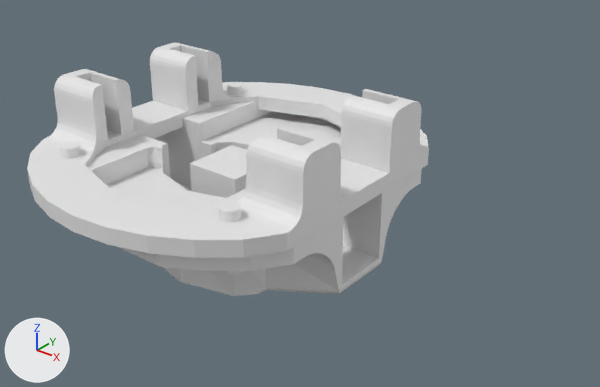
Before and after pictures for a commit that changed the Blender file models/untitled.blend.
Camera for both pictures: a camera (50 mm lens) standing at (8.81, -9.25, 6.08) and looking at (1.5, -0.11, 0.41). The lights are fixed; the arrows at lower left show +X, +Y and +Z.
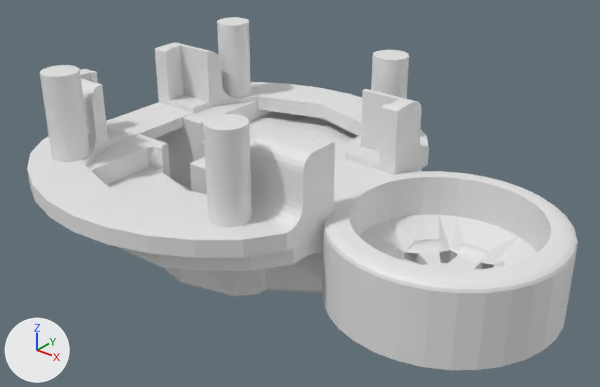
ob_cube_001 is not drawn itself; it is used by a modifier of ob_circle_001.
ob_cube_002 is not drawn itself; it is used by a modifier of ob_circle_001.

Boxes (x1, y1, x2, y2) around the edits, measured in the pictures (600 x 387 px):
'Circle.001', reshaped, modifiers changed
    both: (27, 42, 429, 258)
'Cylinder', shown
    after: (322, 171, 578, 370)
'Cube.003', added
    after: (40, 17, 409, 227)
'Cylinder.002', moved, rescaled (not visible afterwards)
    before: (59, 82, 244, 276)
'Cube', unchanged, covered by the edit
    before: (190, 145, 247, 198)
    after: (190, 157, 207, 194)

Diff of the bpy script that builds the scene:
```diff
--- a/models/untitled.blend.py
+++ b/models/untitled.blend.py
@@ me_cylinder @@
 # used by ob_cylinder; location = (4.03, 0.0, 0.0); scale = (1.25, 1.25, 0.75)
-me_cylinder.from_pydata(...)  # 768 vertices, 768 faces; spans x -1.1..1.1, y -1.1..1.1, z -0.68..0.69
+me_cylinder.from_pydata(...)  # 768 vertices, 768 faces; spans x -1.39..1.39, y -1.39..1.39, z -0.68..1.0
+# me_cylinder part 1: 256 of 768 vertices moved; they spanned x -1.1..1.1, y -1.1..1.1, z -0.68..0.69 and now span x -1.39..1.39, y -1.39..1.39, z -0.68..1.0; mean shift (0.0, 0.0, 0.19); largest move (0.0, 0.86, 0.51) -> (0.0, 1.1, 0.14)
@@ me_cube_003 @@
+me_cube_003.from_pydata(...)  # a 32-sided cylinder along z spanning x -178.7..-126.8, y -196.6..-144.7, z 21.7..145.4
@@ ob_cylinder @@
 ob_cylinder.scale = (1.25, 1.25, 0.75)
-ob_cylinder.hide_set(True)
@@ ob_cylinder_002 @@
 ob_cylinder_002 = bpy.data.objects.new('Cylinder.002', me_cylinder_004)
-ob_cylinder_002.location = (0.0, 0.0, 0.5)
+ob_cylinder_002.location = (0.0, 0.0, 1.12)
+ob_cylinder_002.scale = (1.0, 1.0, 1.1)
 _m = ob_cylinder_002.modifiers.new('Mirror', 'MIRROR')
@@ ob_circle_001 @@
 _m = ob_circle_001.modifiers.new('Mirror', 'MIRROR')
 _m.use_axis = (True, True, False)
+_m = ob_circle_001.modifiers.new('Boolean', 'BOOLEAN')
+_m.object = ob_cylinder_002
+_m.solver = 'FLOAT'
+_m = ob_circle_001.modifiers.new('Boolean.001', 'BOOLEAN')
+_m.object = ob_cube_001
+_m.solver = 'FLOAT'
+_m = ob_circle_001.modifiers.new('Boolean.002', 'BOOLEAN')
+_m.object = ob_cube_002
+_m.solver = 'FLOAT'
@@ ob_cube_002 @@
+ob_cube_002 = bpy.data.objects.new('Cube.002', me_cube.copy())  # the mesh of ob_cube
+ob_cube_002.location = (0.0, 0.0, 1.696)
+ob_cube_002.rotation_euler = (0.0, 0.0, 1.571)  # degrees (0, 0, 90)
+ob_cube_002.scale = (0.0112, 0.0236, 0.0085)
+ob_cube_002.hide_set(True)
@@ ob_cube_001 @@
+ob_cube_001 = bpy.data.objects.new('Cube.001', me_cube.copy())  # the mesh of ob_cube
+ob_cube_001.location = (-0.412, -0.00599, 1.594)
+ob_cube_001.rotation_euler = (0.0, 0.0, 1.571)  # degrees (0, 0, 90)
+ob_cube_001.scale = (0.00785, 0.041, 0.0085)
+ob_cube_001.hide_set(True)
@@ ob_cube_003 @@
+ob_cube_003 = bpy.data.objects.new('Cube.003', me_cube_003)
+ob_cube_003.location = (0.0, 0.0, 0.55)
+ob_cube_003.scale = (0.0114, 0.0114, 0.0114)
+_m = ob_cube_003.modifiers.new('Mirror', 'MIRROR')
+_m.use_axis = (True, True, False)
```
